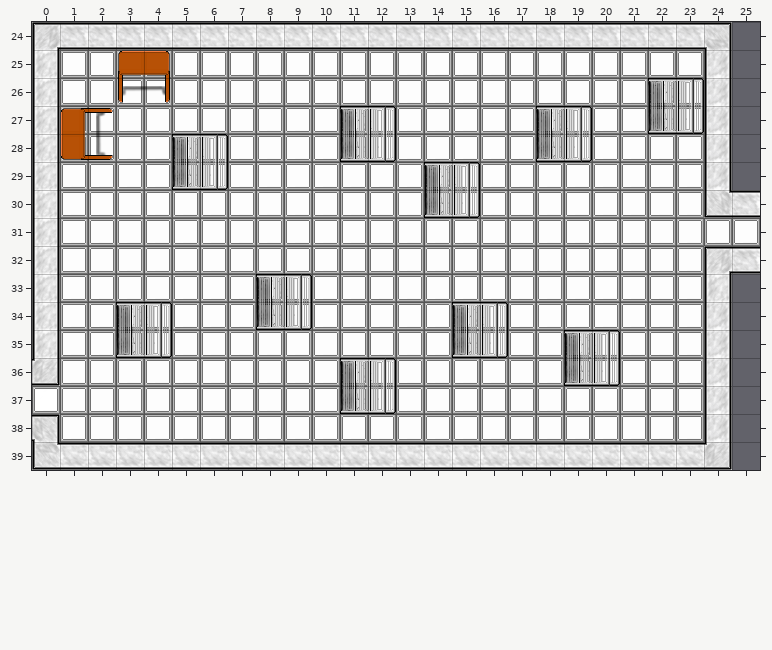
Two states of a Tiled map (JSON), assets/tilemaps/level3.json. That is the earlier state.
Cells are 32x32 px. Shown: x 0..25, y 24..39. Tiles whose own drawing changed are shown in their newer look in all pictures.
The result:
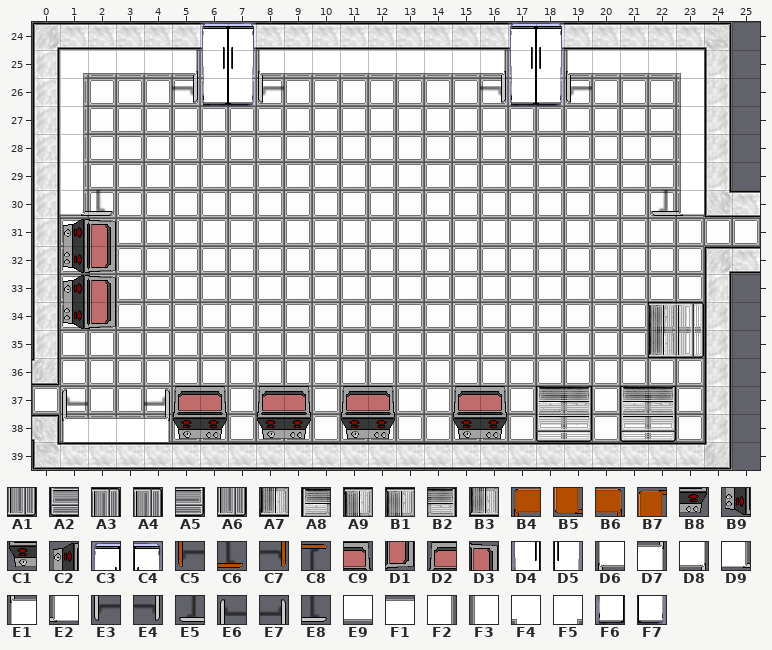
Key: from "newTileset": A1 3 flipped on the other diagonal, A2 3 flipped up-down, A3 3 turned 90, A4 4 flipped on the other diagonal, A5 4 flipped up-down, A6 4 turned 90, A7 23 flipped on the other diagonal, A8 23 flipped up-down, A9 23 turned 90, B1 24 flipped on the other diagonal, B2 24 flipped up-down, B3 24 turned 90, B4 45, B5 45 turned 270, B6 46, B7 46 turned 270, B8 60 turned 180, B9 60 turned 270, C1 61 turned 180, C2 61 turned 270, C3 62, C4 63, C5 65, C6 65 turned 270, C7 66, C8 66 turned 270, C9 80 turned 180, D1 80 turned 270, D2 81 turned 180, D3 81 turned 270, D4 82, D5 83, D6 84, D7 84 turned 180, D8 85, D9 85 flipped on the diagonal, E1 85 turned 180, E2 85 turned 90, E3 86, E4 86 flipped left-right, E5 86 flipped on the other diagonal, E6 86 flipped up-down, E7 86 turned 180, E8 86 turned 270, E9 88, F1 88 turned 180, F2 88 turned 270, F3 88 turned 90, F4 89, F5 89 turned 270, F6 102, F7 103.
__ is an empty cell.
See-through tiles are keyed as they look on the map.
Changes in this commit:
Layer "World":
Tile A7 now appears in row 35 at x 22.
Tile A8 now appears in row 37 at x 18 and 21.
Tile B1 now appears in row 34 at x 22.
Tile B2 now appears in row 37 at x 19 and 22.
Tile B8 now appears in row 38 at x 6, 9, 12 and 16.
Tile B9 now appears in row 32 at x 1; in row 34 at x 1.
Tile C1 now appears in row 38 at x 5, 8, 11 and 15.
Tile C2 now appears in row 31 at x 1; in row 33 at x 1.
Tile C9 now appears in row 37 at x 6, 9, 12 and 16.
Tile D1 now appears in row 32 at x 2; in row 34 at x 2.
The author changed tile B3 to tile D2 in row 37 at x 11.
Tile D2 now appears in row 37 at x 5, 8 and 15.
Tile D3 now appears in row 31 at x 2; in row 33 at x 2.
Tile D4 now appears in row 25 at x 6 and 17.
Tile D5 now appears in row 25 at x 7 and 18.
Tile D6 now appears in row 25 at x 8 and 19.
Tile D7 now appears in row 38 at x 4.
Tile D8 now appears in row 25 at x 5 and 16.
Tile D9 now appears in row 30 at x 1.
Tile E1 now appears in row 38 at x 1.
Tile E2 now appears in row 30 at x 23.
Tile E3 now appears in row 26 at x 8 and 19.
Tile E4 now appears in row 26 at x 5 and 16.
Tile E5 now appears in row 30 at x 22.
Tile E6 now appears in row 37 at x 1.
Tile E7 now appears in row 37 at x 4.
Tile E8 now appears in row 30 at x 2.
The author changed tile B4 to tile E9 in row 25 at x 3.
The author changed tile B6 to tile E9 in row 25 at x 4.
Tile E9 now appears in row 25 at x 2, 9 to 15 and 20 to 22.
Tile F1 now appears in row 38 at x 2 to 3.
The author changed tile B5 to tile F2 in row 28 at x 1.
The author changed tile B7 to tile F2 in row 27 at x 1.
Tile F2 now appears in row 26 at x 1; in row 29 at x 1.
Tile F3 now appears in rows 26 to 29 at x 23.
Tile F4 now appears in row 25 at x 23.
Tile F5 now appears in row 25 at x 1.
Tile F6 now appears in row 26 at x 6 and 17.
Tile F7 now appears in row 26 at x 7 and 18.
Tile A9 is gone in row 26 at x 22; in row 27 at x 11 and 18; in row 28 at x 5; in row 29 at x 14; in row 33 at x 8; in row 34 at x 3 and 15.
Tile A9 is gone in row 35 at x 19; in row 36 at x 11.
Tile B3 is gone in row 27 at x 22; in row 28 at x 11 and 18; in row 29 at x 5; in row 30 at x 14; in row 34 at x 8; in row 35 at x 3 and 15.
Tile B3 is gone in row 36 at x 19.
Tile C5 is gone in row 26 at x 3.
Tile C6 is gone in row 28 at x 2.
Tile C7 is gone in row 26 at x 4.
Tile C8 is gone in row 27 at x 2.
Layer "Above Player":
Tile A1 now appears in row 35 at x 23.
Tile A2 now appears in row 38 at x 18 and 21.
Tile A4 now appears in row 34 at x 23.
Tile A5 now appears in row 38 at x 19 and 22.
Tile C3 now appears in row 24 at x 6 and 17.
Tile C4 now appears in row 24 at x 7 and 18.
Tile A3 is gone in row 26 at x 23; in row 27 at x 12 and 19; in row 28 at x 6; in row 29 at x 15; in row 33 at x 9; in row 34 at x 4 and 16.
Tile A3 is gone in row 35 at x 20; in row 36 at x 12.
Tile A6 is gone in row 27 at x 23; in row 28 at x 12 and 19; in row 29 at x 6; in row 30 at x 15; in row 34 at x 9; in row 35 at x 4 and 16.
Tile A6 is gone in row 36 at x 20; in row 37 at x 12.
Where, in picture pixels (left, top, right, bottom), the same in both pictures:
changed: (60, 22, 704, 442)
